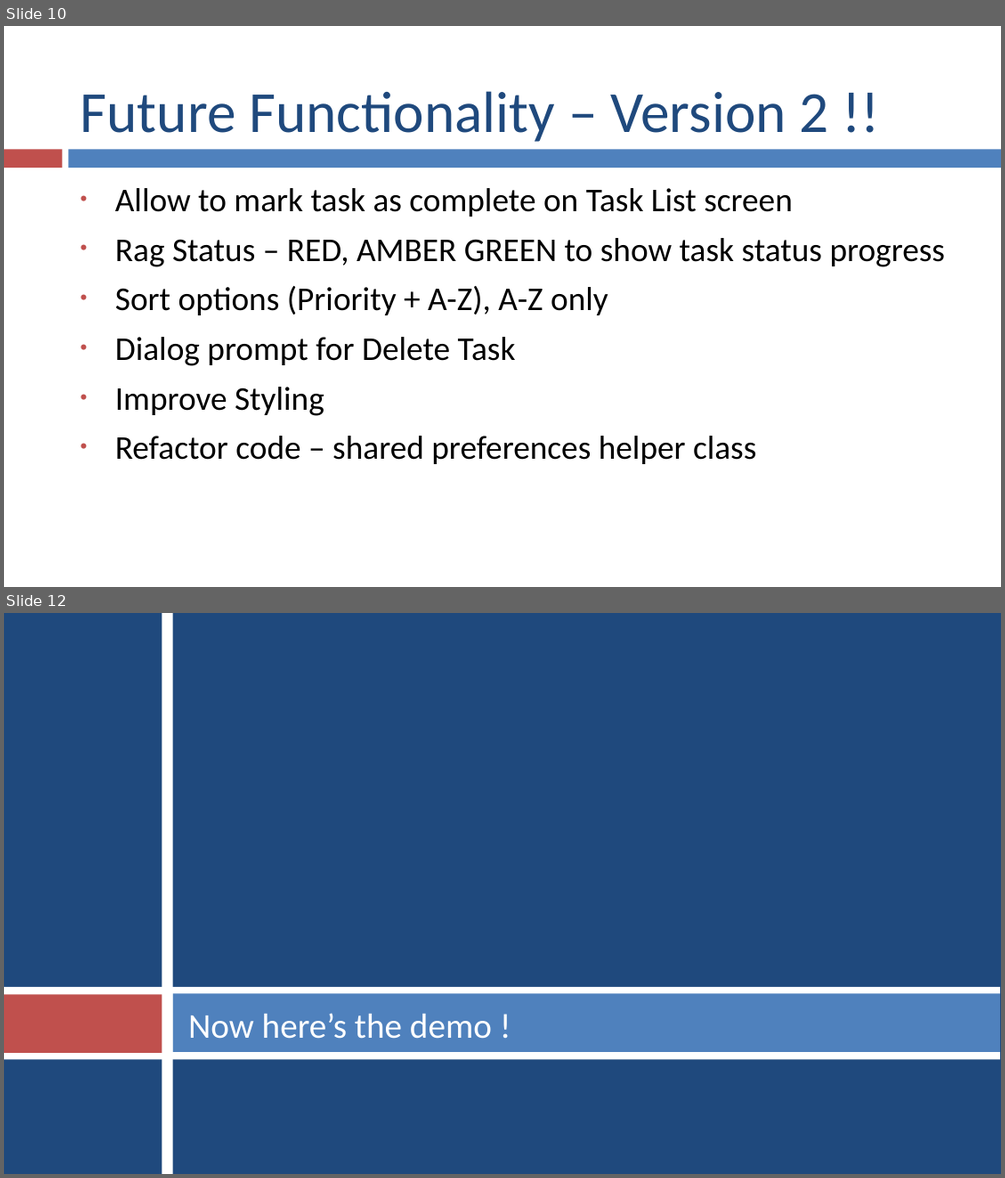
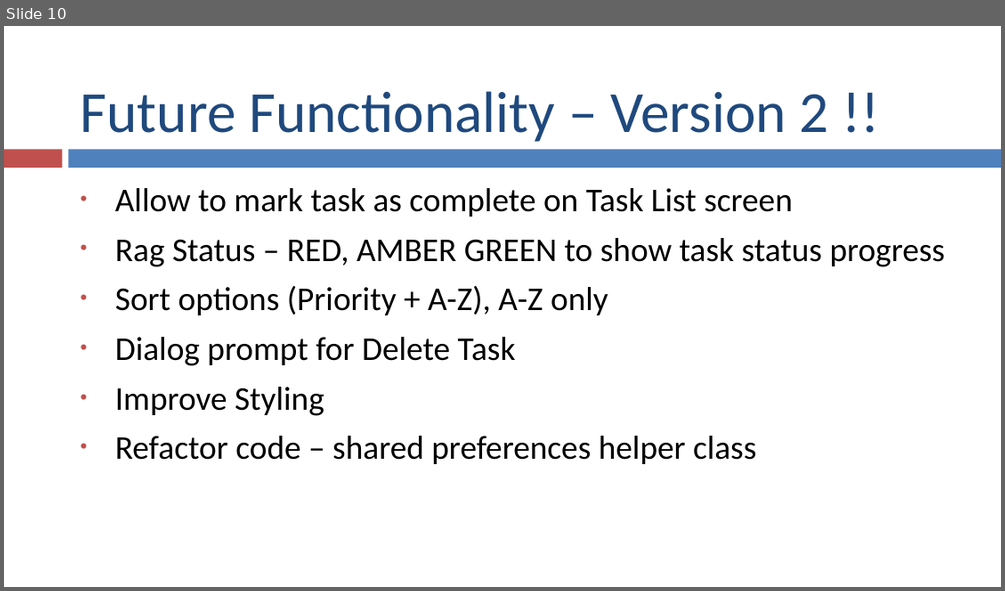
Before and after one commit to olgamaunsell/ICanDoItList-Java-Android-App, a slide deck: I Can Do It List Presentation.pptx. Shown one above the other, each under a label of ours: slides 10 and 12 before the commit, slide 10 after it; the slides between them are not shown. The pictures are 1005x1178 and 1005x591 pixels, drawn with LibreOffice and Linux fonts; fonts in the diff are those of the drawing. Boxes give left, top, right and bottom in pixels: in the first picture for what was removed or moved away, otherwise in the second. Text is boxed around its words. In the diff, an @@ line names an element or a change of style, - is before the commit and + after.

```diff
--- a/I Can Do It List Presentation.pptx
+++ b/I Can Do It List Presentation.pptx
@@ slide 12 removed at (4,613,1001,1174), background #1F497D @@
@@ rectangle removed at (162,613,172,1174) @@
@@ rectangle removed at (4,987,1000,1060) @@
@@ rectangle removed at (4,995,162,1053) @@
@@ rectangle removed at (172,994,1000,1052) @@
@@ title removed at (188,1013,492,1038) @@
-Now here’s the demo !
```
Also in this commit, not shown: 1 slide changed, 3 other files.
